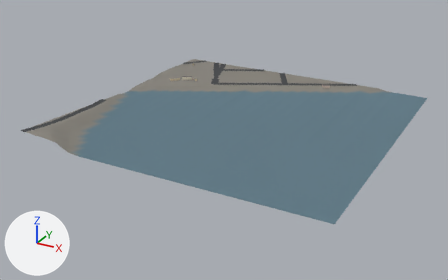
One commit to the glTF model public/tiles/sf/t4_-5.glb: the scene before it, then after it.
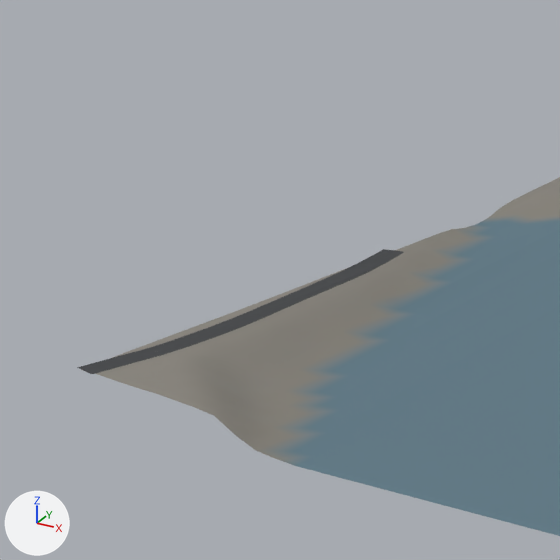
The first picture shows the older version from a 50 mm camera at (2690.0, 1385.0, 385.0) aimed at (2231.0, 2219.0, -32.0). The close-ups show the older and then the newer version on the part from 0% to 33% of the width and 12% to 65% of the height of that picture. Only the edits that show in the close-ups are written down. The axes (+X, +Y, +Z) are drawn at lower left. The lights are the same throughout. Where no turn or scale is listed for an object, it has been applied to the vertices. Vertices at exactly the same position are counted once.

Before the edit, the objects in view are built like this:
```python
me_ground = bpy.data.meshes.new('ground')
me_ground.from_pydata(...)  # 810 vertices, 1418 faces; spans x -250.0..250.0, y -250.0..250.0, z 0.0..18.0
me_ground.materials.append(mat_ground)
me_roads = bpy.data.meshes.new('roads')
me_roads.from_pydata(...)  # 1284 vertices, 1874 faces; spans x -255.0..119.0, y -251.0..255.0, z 3.0..18.0
me_roads.materials.append(mat_road)
ob_ground = bpy.data.objects.new('ground', me_ground)
ob_ground.location = (2250.0, 2250.0, 0.0)
ob_roads = bpy.data.objects.new('roads', me_roads)
ob_roads.location = (2250.0, 2250.0, 0.0)
```
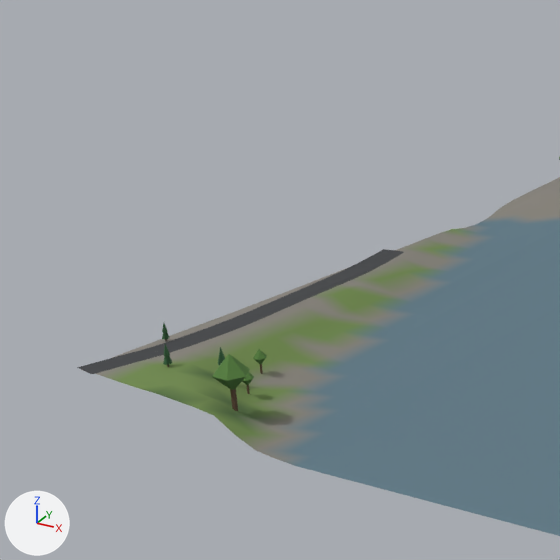
Changed parts and their boxes [x1, y1, x2, y2] in the close-ups (560 x 560 px):
'foliage-broadleaf.014', added (green): after [212, 354, 250, 411]
'foliage-broadleaf.012', added: after [253, 349, 267, 374]
'foliage-conifer.018', added: after [163, 344, 172, 367]
'foliage-broadleaf.013', added: after [242, 372, 254, 394]
'foliage-conifer.016', added: after [162, 323, 170, 341]
'foliage-conifer.017', added (mostly hidden): after [218, 347, 225, 366]
part 1 of me_ground, recoloured (grey to green): [106, 244, 441, 442] in both
part 2 of me_ground, recoloured: [106, 229, 464, 447] in both
part 3 of me_ground, recoloured: [284, 228, 470, 397] in both

Diff of the bpy script that builds the scene:
```diff
--- a/public/tiles/sf/t4_-5.glb.py
+++ b/public/tiles/sf/t4_-5.glb.py
@@ mat_foliage @@
+mat_foliage = bpy.data.materials.new('foliage')
+mat_foliage.use_nodes = True; mat_foliage.node_tree.nodes.clear()
+_N = mat_foliage.node_tree.nodes; _L = mat_foliage.node_tree.links
+n0 = _N.new('ShaderNodeBsdfPrincipled'); n0.name = 'Principled BSDF'
+n0.inputs[2].default_value = 0.95  # 'Roughness'
+n1 = _N.new('ShaderNodeOutputMaterial'); n1.name = 'Material Output'
+n2 = _N.new('ShaderNodeVertexColor'); n2.name = 'Color Attribute'
+_L.new(n0.outputs[0], n1.inputs[0])  # 'BSDF' to 'Surface'
+_L.new(n2.outputs[0], n0.inputs[0])  # 'Color' to 'Base Color'
@@ me_ground @@
 me_ground.from_pydata(...)  # 810 vertices, 1418 faces; spans x -250.0..250.0, y -250.0..250.0, z 0.0..18.0
+# me_ground part 1: 94 faces centred in x -243.0..-167.0, y -247.0..-37.0, z 2.0..17.0 are repainted in the vertex colours; the middle colour goes from grey #88857d to green #708a4b
+# me_ground part 2: 49 faces centred in x -247.0..-163.0, y -247.0..-13.0, z 1.0..17.0 are repainted in the vertex colours; the middle colour goes from grey #88847c to green #708a4b
+# me_ground part 3: 23 faces centred in x -247.0..-183.0, y -197.0..-3.0, z 1.0..3.0 are repainted in the vertex colours; the middle colour goes from grey #87837a to green #6e8a4b
 me_ground.materials.append(mat_ground)
@@ ob_foliage_conifer_018 @@
+ob_foliage_conifer_018 = bpy.data.objects.new('foliage-conifer.018', me_foliage_conifer)  # 22 vertices, 20 faces; spans x -0.5..0.5, y -0.43..0.43, z -0.02..1.0
+ob_foliage_conifer_018.parent = ob_foliage_conifer
+ob_foliage_conifer_018.location = (-224.5, -227.8, 16.09)
+ob_foliage_conifer_018.scale = (3.75, 3.75, 10.5)
@@ ob_foliage_conifer @@
+ob_foliage_conifer = bpy.data.objects.new('foliage-conifer', None)
+ob_foliage_conifer.location = (2250.0, 2250.0, 0.0)
@@ ob_foliage_conifer_017 @@
+ob_foliage_conifer_017 = bpy.data.objects.new('foliage-conifer.017', me_foliage_conifer)  # 22 vertices, 20 faces; spans x -0.5..0.5, y -0.43..0.43, z -0.02..1.0
+ob_foliage_conifer_017.parent = ob_foliage_conifer
+ob_foliage_conifer_017.location = (-206.0, -216.2, 9.516)
+ob_foliage_conifer_017.scale = (5.5, 5.5, 15.0)
@@ ob_foliage_conifer_016 @@
+ob_foliage_conifer_016 = bpy.data.objects.new('foliage-conifer.016', me_foliage_conifer)  # 22 vertices, 20 faces; spans x -0.5..0.5, y -0.43..0.43, z -0.02..1.0
+ob_foliage_conifer_016.parent = ob_foliage_conifer
+ob_foliage_conifer_016.location = (-246.5, -206.0, 15.28)
+ob_foliage_conifer_016.scale = (3.25, 3.25, 8.75)
@@ ob_foliage_broadleaf_014 @@
+ob_foliage_broadleaf_014 = bpy.data.objects.new('foliage-broadleaf.014', me_foliage_broadleaf)  # 16 vertices, 20 faces; spans x -0.5..0.5, y -0.43..0.43, z -0.02..1.0
+ob_foliage_broadleaf_014.parent = ob_foliage_broadleaf
+ob_foliage_broadleaf_014.location = (-184.0, -234.2, 8.094)
+ob_foliage_broadleaf_014.scale = (15.2, 15.2, 24.2)
@@ ob_foliage_broadleaf @@
+ob_foliage_broadleaf = bpy.data.objects.new('foliage-broadleaf', None)
+ob_foliage_broadleaf.location = (2250.0, 2250.0, 0.0)
@@ ob_foliage_broadleaf_013 @@
+ob_foliage_broadleaf_013 = bpy.data.objects.new('foliage-broadleaf.013', me_foliage_broadleaf)  # 16 vertices, 20 faces; spans x -0.5..0.5, y -0.43..0.43, z -0.02..1.0
+ob_foliage_broadleaf_013.parent = ob_foliage_broadleaf
+ob_foliage_broadleaf_013.location = (-194.8, -215.0, 5.516)
+ob_foliage_broadleaf_013.scale = (6.0, 6.0, 10.8)
@@ ob_foliage_broadleaf_012 @@
+ob_foliage_broadleaf_012 = bpy.data.objects.new('foliage-broadleaf.012', me_foliage_broadleaf)  # 16 vertices, 20 faces; spans x -0.5..0.5, y -0.43..0.43, z -0.02..1.0
+ob_foliage_broadleaf_012.parent = ob_foliage_broadleaf
+ob_foliage_broadleaf_012.location = (-205.2, -195.5, 5.125)
+ob_foliage_broadleaf_012.scale = (6.0, 6.0, 11.2)
```
